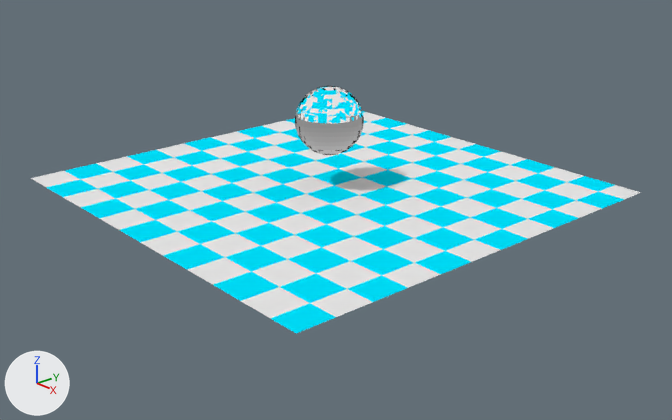
The Blender file data/glassphere.blend, before and after one commit.
Both versions are drawn from a 50 mm lens placed at (19.85, -17.01, 9.36), pointed at (0.71, -0.36, -0.49). Arrows for +X, +Y and +Z are at lower left; the lights stay in place.
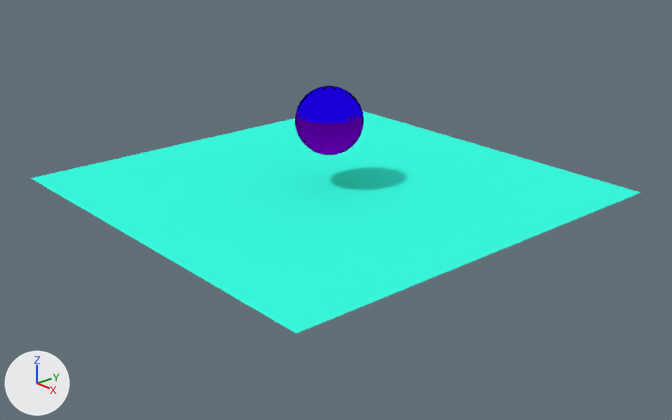
Scene script edits in JSON lines:
```json
{"block": "mat_glass", "where": "n1 = _N.new('ShaderNodeBsdfRefraction'); n1.name = 'Refraction BSDF'"}
{"op": "add", "block": "mat_glass", "code": "n1.inputs[0].default_value = (0.512, 0.0, 1.0, 1.0)  # 'Color', purple #be00ff"}
{"block": "mat_material_001", "where": "n1 = _N.new('ShaderNodeBsdfDiffuse'); n1.name = 'Diffuse BSDF'"}
{"op": "remove", "block": "mat_material_001", "code": "n2 = _N.new('ShaderNodeTexChecker'); n2.name = 'Checker Texture'"}
{"op": "remove", "block": "mat_material_001", "code": "n2.inputs[2].default_value = (0.0, 0.763, 1.0, 1.0)  # 'Color2', cyan #00e2ff"}
{"op": "remove", "block": "mat_material_001", "code": "n2.inputs[3].default_value = 11.8  # 'Scale'"}
{"op": "add", "block": "mat_material_001", "code": "n1.inputs[0].default_value = (0.0441, 1.0, 0.773, 1.0)  # 'Color', cyan #3bffe4"}
{"op": "remove", "block": "mat_material_001", "code": "_L.new(n2.outputs[0], n1.inputs[0])  # 'Color' to 'Color'"}
```

Changed parts and their boxes [x1, y1, x2, y2] in the pictures (672 x 420 px):
```json
{"object": "Plane", "change": "surface changed", "before": [31, 111, 641, 333], "after": [31, 111, 641, 333]}
{"object": "Sphere.001", "change": "recoloured", "before": [295, 86, 364, 155], "after": [295, 86, 364, 155]}
```
